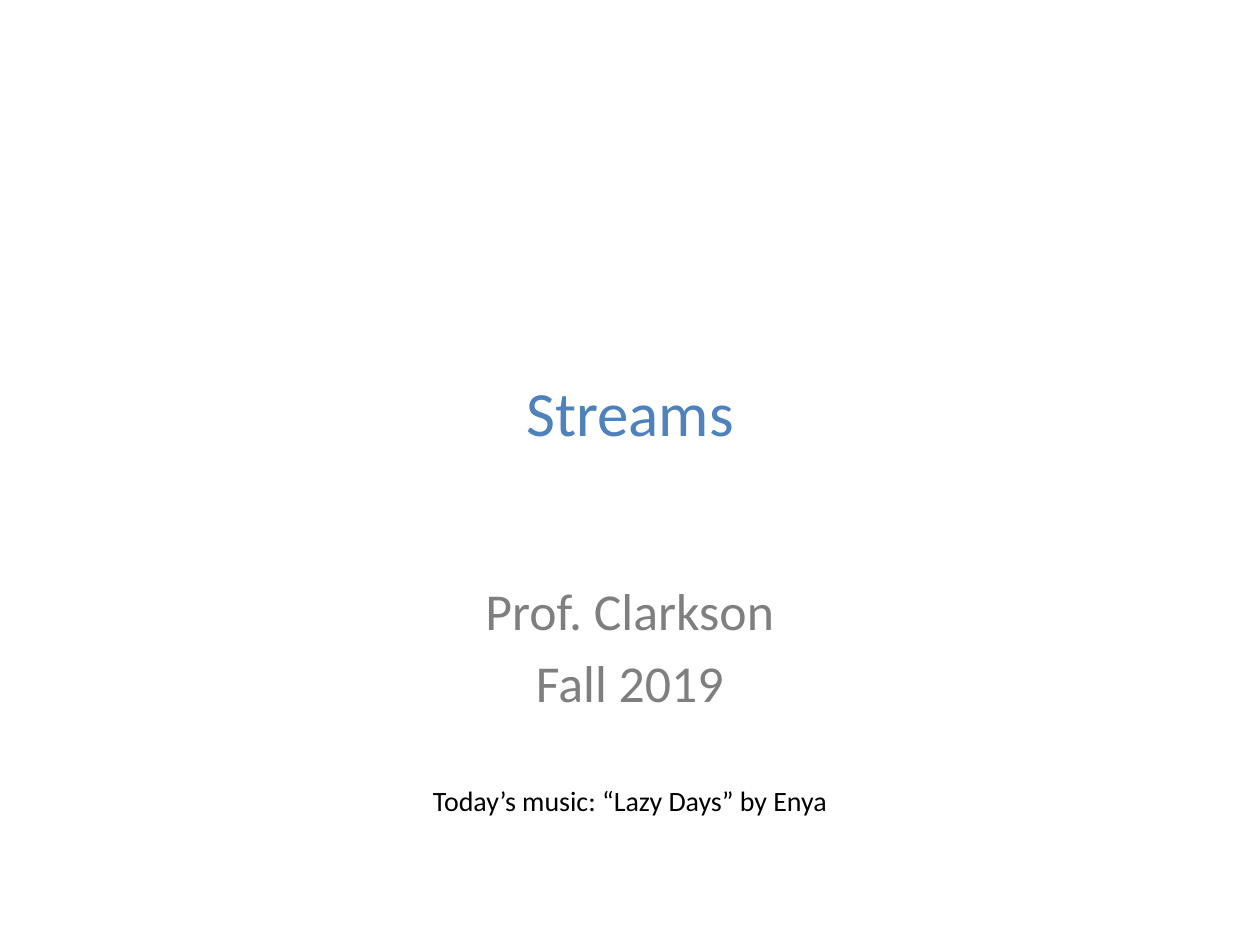
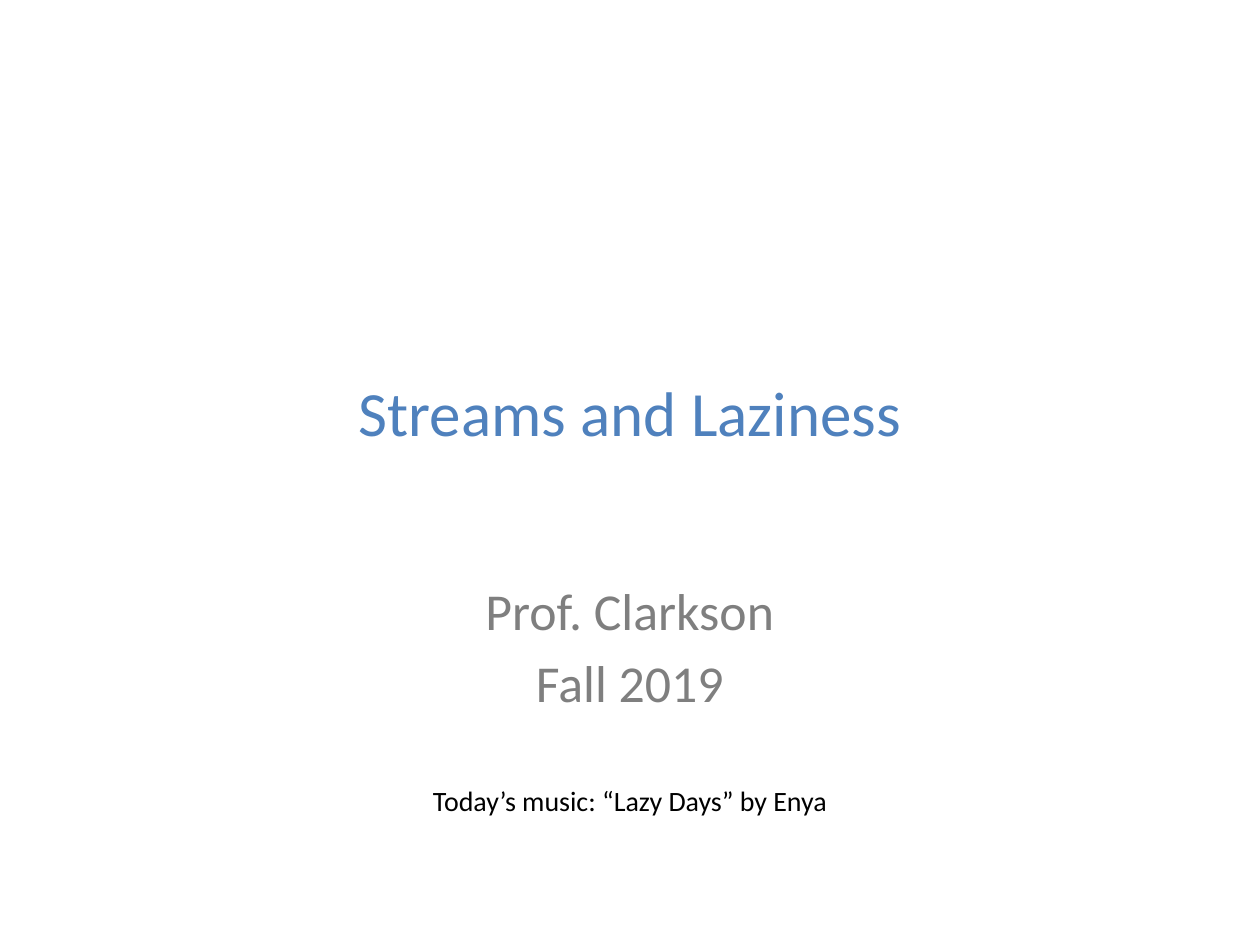
Before and after one commit to cs3110/materials-2019fa, a slide deck: slide 1 of 24-streams/lec.pptx. Drawn at 1260x945 pixels with LibreOffice and Linux fonts; fonts in the diff are those of the drawing; background and template pictures are left out. Boxes give left, top, right and bottom in pixels: in the first picture for what was removed or moved away, otherwise in the second. Text is boxed around its words. In the diff, an @@ line names an element or a change of style, - is before the commit and + after.

Commit message:
Update materials to focus more on laziness

```diff
--- a/24-streams/lec.pptx
+++ b/24-streams/lec.pptx
@@ subtitle at bbox=[359, 392, 901, 437]: text changed @@
-Streams
+Streams and Laziness
```
Also in this commit, not shown: 3 other slides changed, 5 slides added, 7 slides removed, 2 other files.
